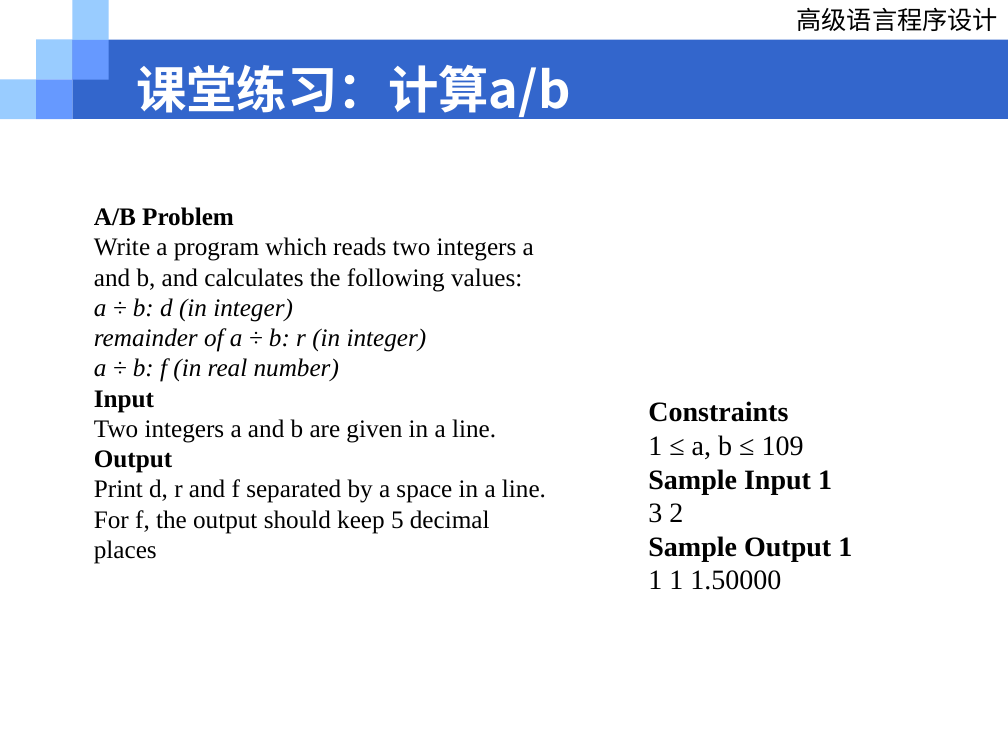
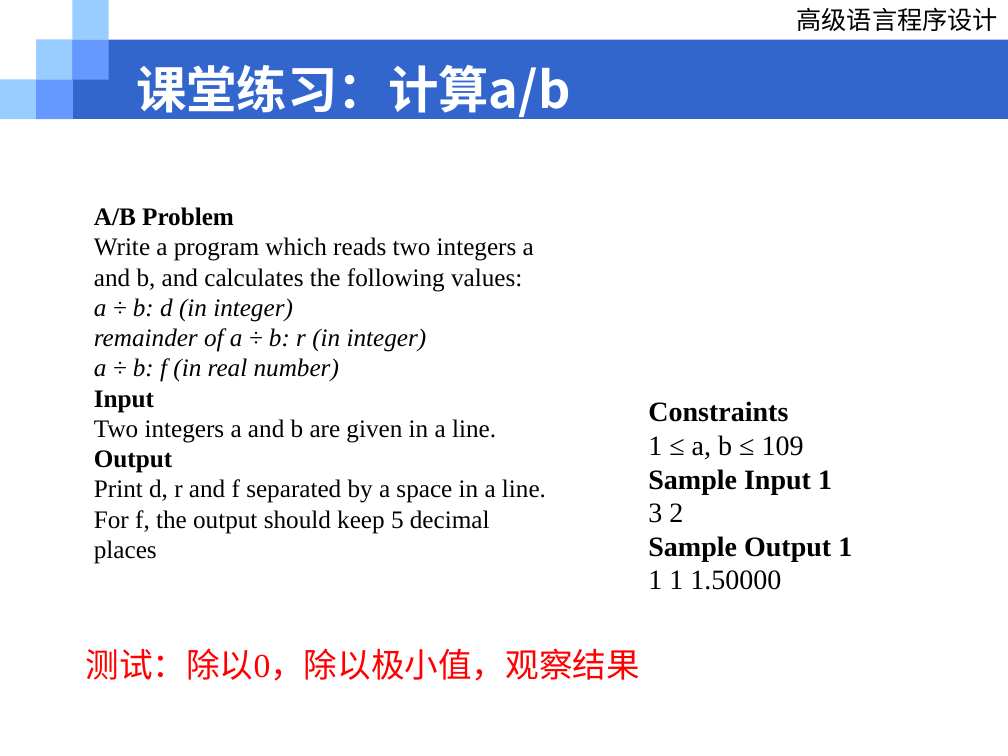
Before and after one commit to Love-Archetto/Tju-WA-Resources, a slide deck: slide 25 of 学术相关/程序设计/02_基础知识_发布版.ppt. Drawn at 1008x756 pixels with LibreOffice and Linux fonts; fonts in the diff are those of the drawing; background and template pictures are left out. Boxes give left, top, right and bottom in pixels: in the first picture for what was removed or moved away, otherwise in the second. Text is boxed around its words. In the diff, an @@ line names an element or a change of style, - is before the commit and + after.

```diff
--- a/学术相关/程序设计/02_基础知识_发布版.ppt
+++ b/学术相关/程序设计/02_基础知识_发布版.ppt
@@ text added at bbox=[86, 648, 640, 681], 24 pt, text #FF0000 @@
+测试：除以0，除以极小值，观察结果
```
Also in this commit, not shown: 10 other slides changed, 7 slides added, 1 other file.
